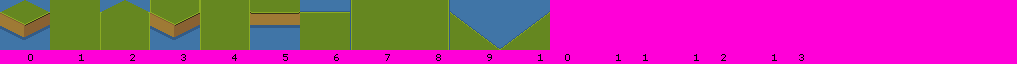
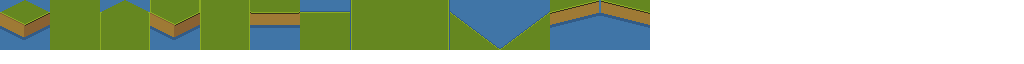
Comparing the layer stacks of the two 1024x64 images. Changes:
added layer "Layer 1" above "Basic grass-tiles" over box(550, 0, 650, 50)
renamed "0 1 2 3 4 5 6 7 8 9 10 11 12 13" to "Basic grass-tiles", hid it, painted on it over box(4, 52, 804, 62)
removed layer "Layer 3" over box(0, 0, 1017, 64)
